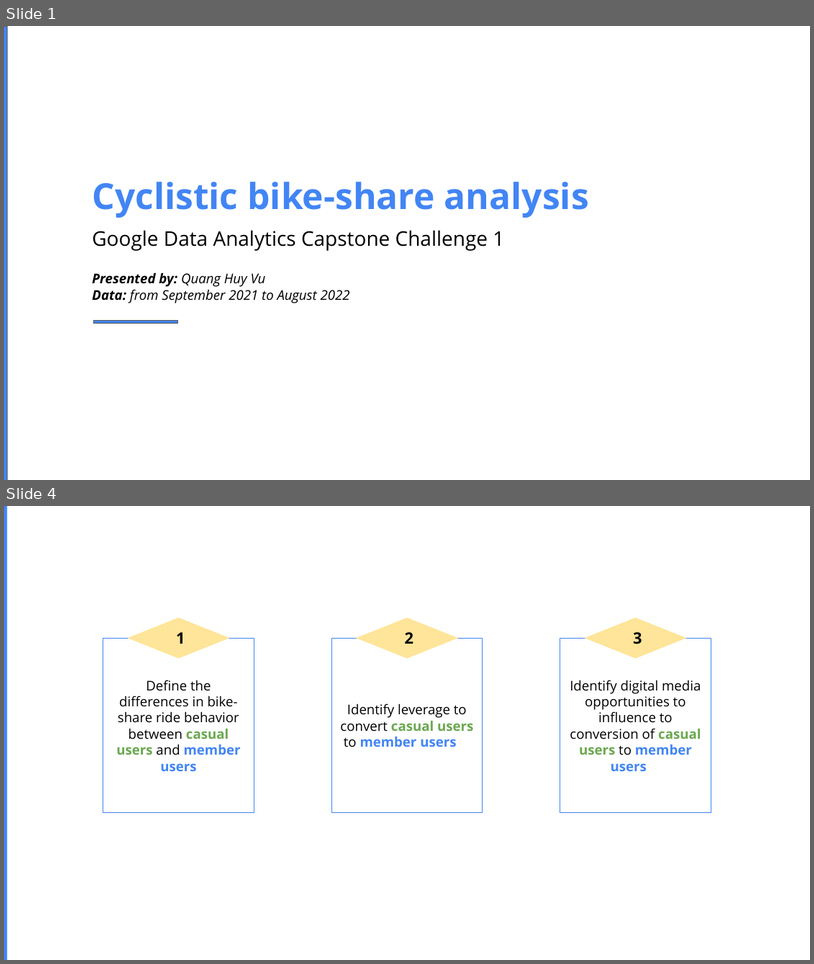
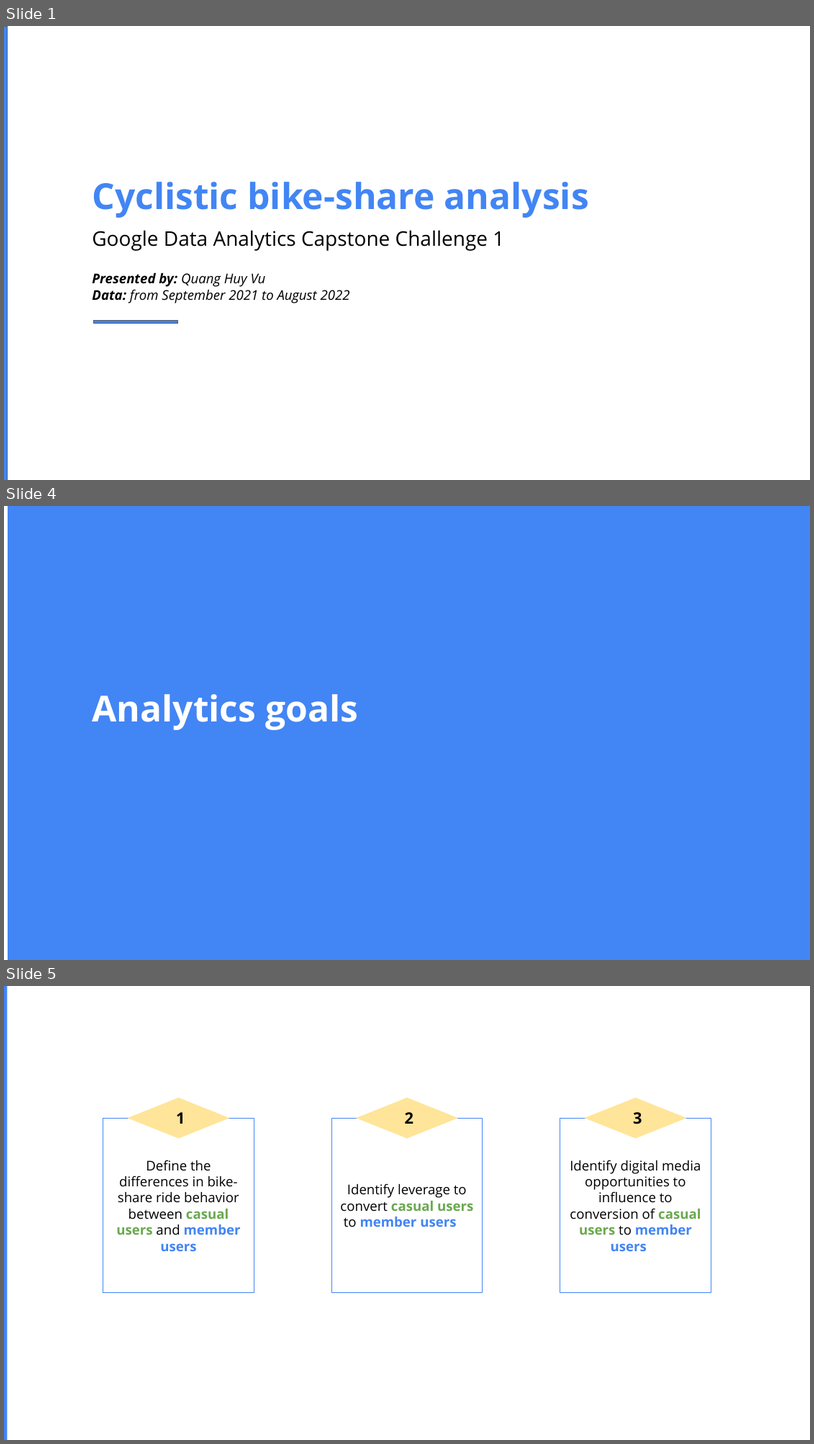
Before and after one commit to huyvuintech/gda-capstone-projects, a slide deck: Challenge1_GDACapstone_CyclistBikeshare_202209.pptx. Shown one above the other, each under a label of ours: slides 1 and 4 before the commit, slides 1, 4 and 5 after it; the slides between them are not shown. The pictures are 814x964 and 814x1444 pixels, drawn with LibreOffice and Linux fonts; fonts in the diff are those of the drawing. Boxes give left, top, right and bottom in pixels: in the first picture for what was removed or moved away, otherwise in the second. Text is boxed around its words. In the diff, an @@ line names an element or a change of style, - is before the commit and + after.

```diff
--- a/Challenge1_GDACapstone_CyclistBikeshare_202209.pptx
+++ b/Challenge1_GDACapstone_CyclistBikeshare_202209.pptx
@@ slide 4 added at (4, 506, 810, 960), background #FFFFFF @@
@@ rectangle added at (8, 506, 810, 960), fill #4285F4 @@
@@ rectangle added at (11, 546, 810, 548), fill #999999 @@
@@ text added at (92, 694, 358, 730), 32 pt, text #FFFFFF, bold @@
+Analytics goals
@@ what was slide 4 is now slide 5 @@
```
Also in this commit, not shown: 3 slides changed, 2 other slides added, 2 slides removed.
